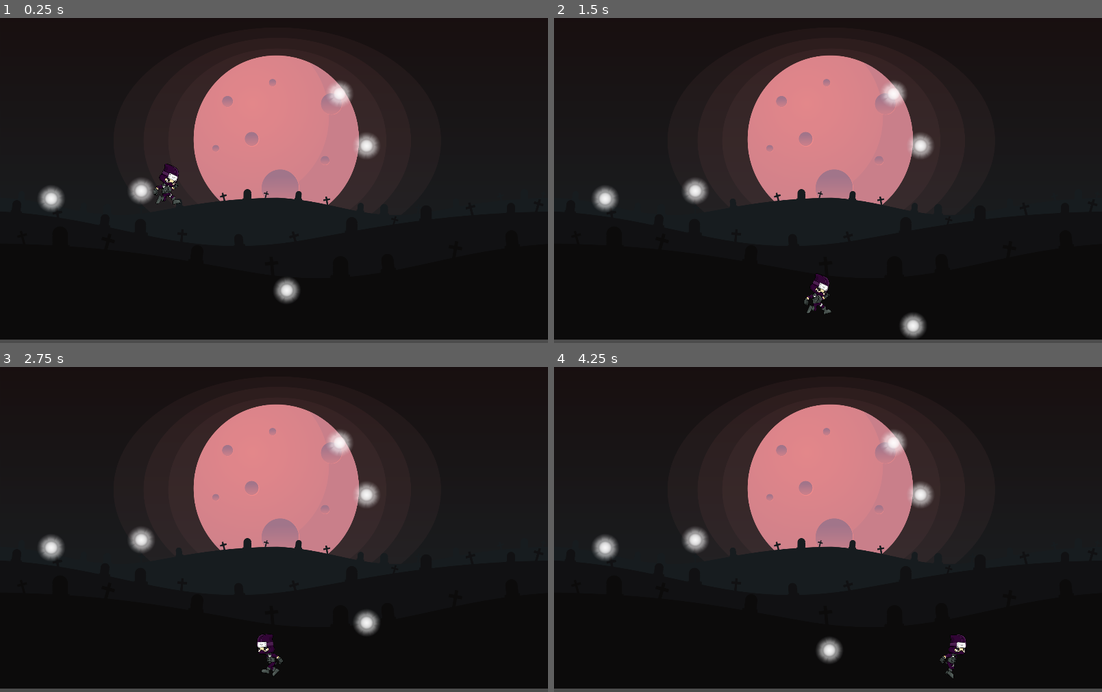
Above: before the commit, frames 1-4 (two rows, left to right).
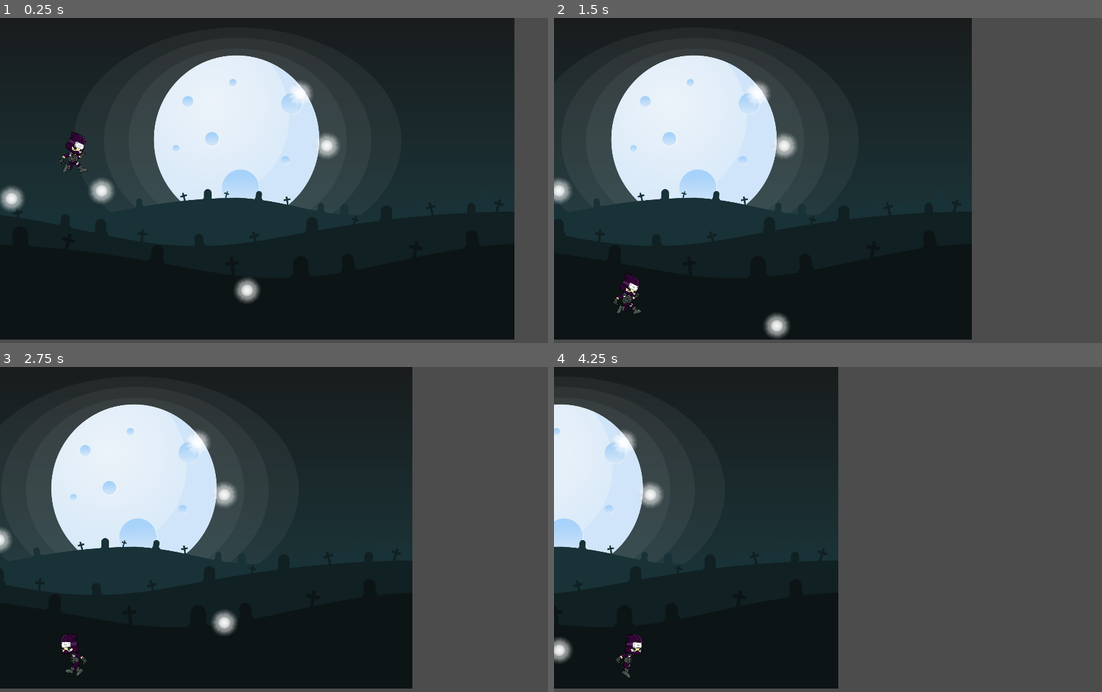
Above: after the commit, the same moments.

Repository: ahmet9cengiz/DarkLight
Game: Godot game, scene res://Scene1.tscn
Two runs of this game, one before a commit and one after it. Both use one fixed random seed, a clock stepped at 60 frames per second and the inputs below.
Inputs:
- Up to frame 1 (0.25 s): no input
- Up to frame 2 (1.5 s): hold Right (ui_right) from 0.53 s (still down); tap Up (ui_up) at 0.77 s
- Up to frame 3 (2.75 s): tap Up (ui_up) at 1.52 s; release Right (ui_right) at 2.03 s; hold Left (ui_left) from 2.03 s (still down)
- Up to frame 4 (4.25 s): release Left (ui_left) at 2.78 s; hold Right (ui_right) from 2.78 s (still down); tap Up (ui_up) at 3.02, 3.77 s

The runs differ from the first frame. In frame 1, 32% of the frame differs, in the area x 0-100%, y 0-99%; in frame 2, 60%; in frame 3, 61%; in frame 4, 71%.

Commit message:
Camera movement

Diff:
--- a/DarkLightGame/Player.tscn
+++ b/DarkLightGame/Player.tscn
@@ -57,8 +57,7 @@
 extents = Vector2( 4.80445, 9.07285 )
 
 [node name="Player" type="KinematicBody2D"]
-editor/display_folded = true
-position = Vector2( 313.513, 274.317 )
+position = Vector2( 213.064, 215.227 )
 scale = Vector2( 0.225221, 0.207842 )
 script = ExtResource( 1 )
 __meta__ = {
@@ -73,3 +72,9 @@
 [node name="CollisionShape2D" type="CollisionShape2D" parent="."]
 scale = Vector2( 18.64, 21.7387 )
 shape = SubResource( 2 )
+
+[node name="Camera2D" type="Camera2D" parent="."]
+position = Vector2( 1656.58, -421.925 )
+current = true
+limit_top = 0
+limit_bottom = 0
--- a/DarkLightGame/Scene1.tscn
+++ b/DarkLightGame/Scene1.tscn
@@ -12,7 +12,7 @@
 script = ExtResource( 1 )
 
 [node name="Background" type="Sprite" parent="."]
-modulate = Color( 0.945098, 0.545098, 0.545098, 1 )
+modulate = Color( 0.980392, 0.980392, 0.980392, 1 )
 position = Vector2( 518.168, 301.082 )
 scale = Vector2( 0.517584, 0.526013 )
 z_index = -1
@@ -20,11 +20,11 @@
 
 [node name="Player" parent="." instance=ExtResource( 3 )]
 
-[node name="StaticBody2D" type="StaticBody2D" parent="."]
+[node name="floor" type="StaticBody2D" parent="."]
 editor/display_folded = true
 position = Vector2( 503.888, 592.198 )
 
-[node name="CollisionShape2D" type="CollisionShape2D" parent="StaticBody2D"]
+[node name="CollisionShape2D" type="CollisionShape2D" parent="floor"]
 shape = SubResource( 1 )
 
 [node name="leftBoundary" type="StaticBody2D" parent="."]
